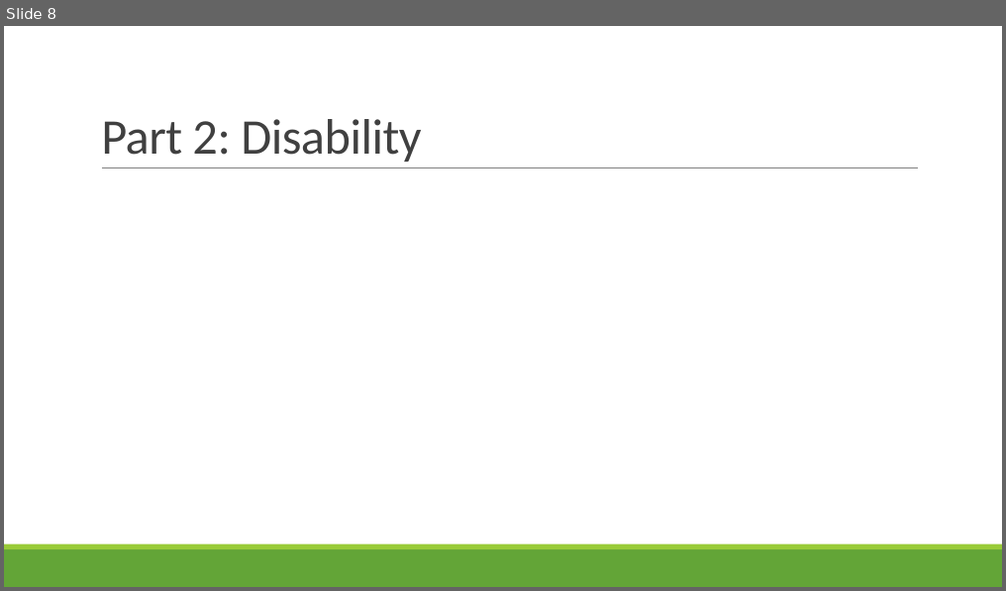
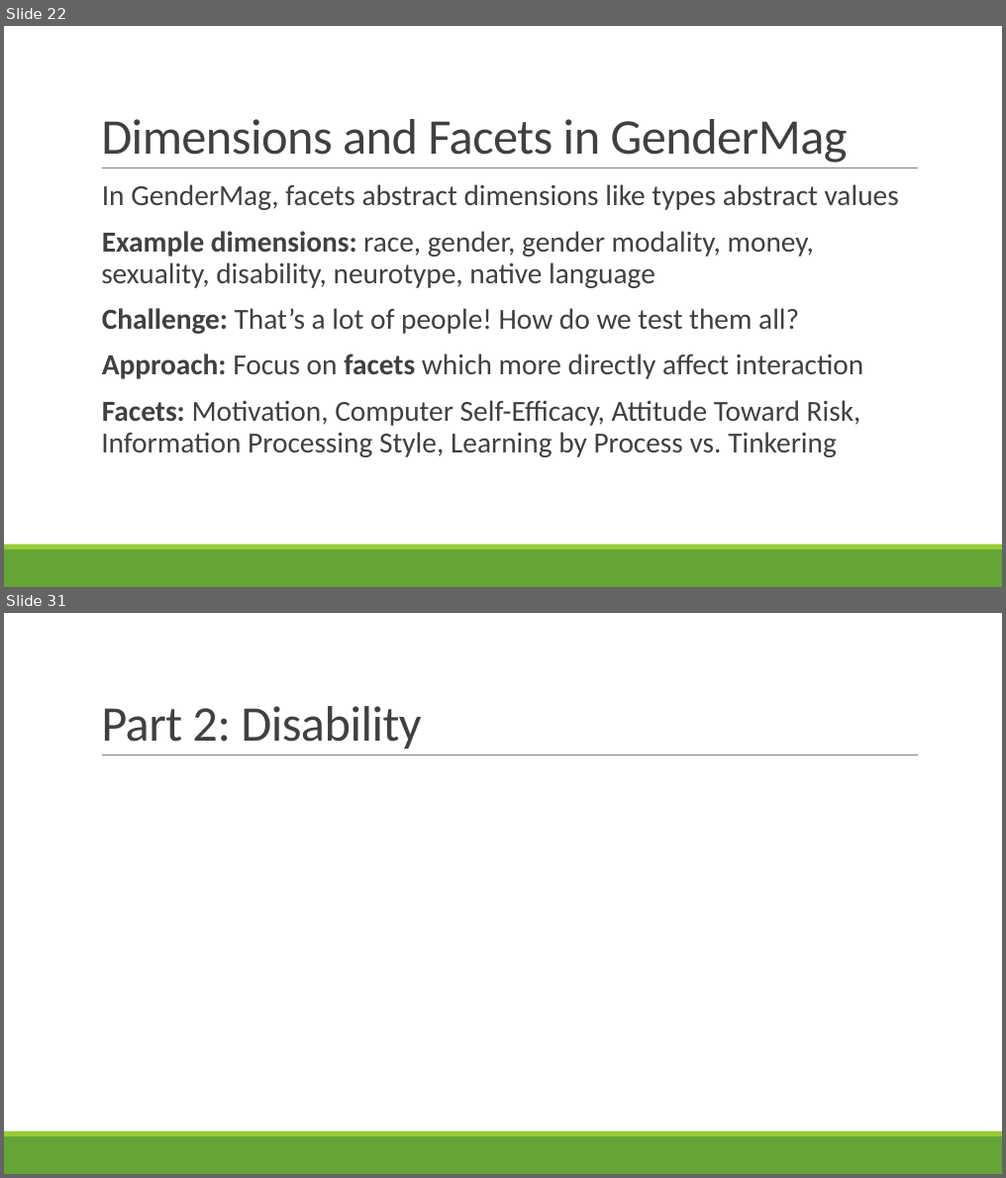
Before and after one commit to rbohrer/pl-course, a slide deck: LectureSlides/10GenderDisability.pptx. Shown one above the other, each under a label of ours: slide 8 before the commit, slides 22 and 31 after it; the slides between them are not shown. The pictures are 1006x591 and 1006x1178 pixels, drawn with LibreOffice and Linux fonts; fonts in the diff are those of the drawing. Boxes give left, top, right and bottom in pixels: in the first picture for what was removed or moved away, otherwise in the second. Text is boxed around its words. In the diff, an @@ line names an element or a change of style, - is before the commit and + after.

```diff
--- a/LectureSlides/10GenderDisability.pptx
+++ b/LectureSlides/10GenderDisability.pptx
@@ slide 22 added at bbox=[4, 26, 1002, 587], background #FFFFFF; not listed: 3 template elements that a slide beside it also shows @@
@@ title added at bbox=[101, 119, 847, 163], 48 pt, text #404040 @@
+Dimensions and Facets in GenderMag
@@ text added at bbox=[101, 184, 899, 458], 28 pt, text #404040 @@
+  In GenderMag, facets abstract dimensions like types abstract values
+  Example dimensions: race, gender, gender modality, money, sexuality, disability, neurotype, native language
+  Challenge: That’s a lot of people! How do we test them all?
+  Approach: Focus on facets which more directly affect interaction
+  Facets: Motivation, Computer Self-Efficacy, Attitude Toward Risk, Information Processing Style, Learning by Process vs. Tinkering
@@ what was slide 8 is now slide 31 @@
```
Also in this commit, not shown: 2 slides changed, 24 other slides added, 2 slides removed.
